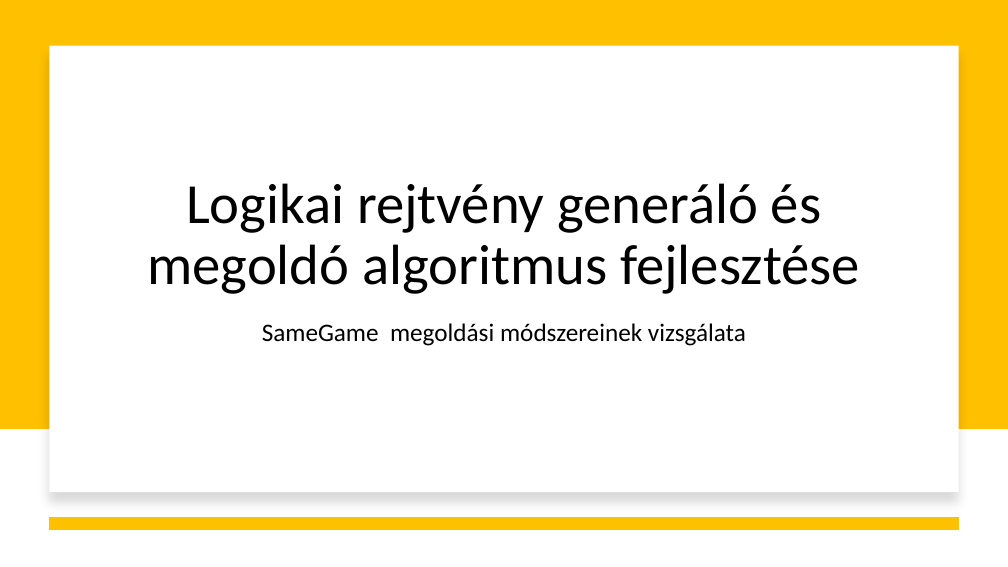
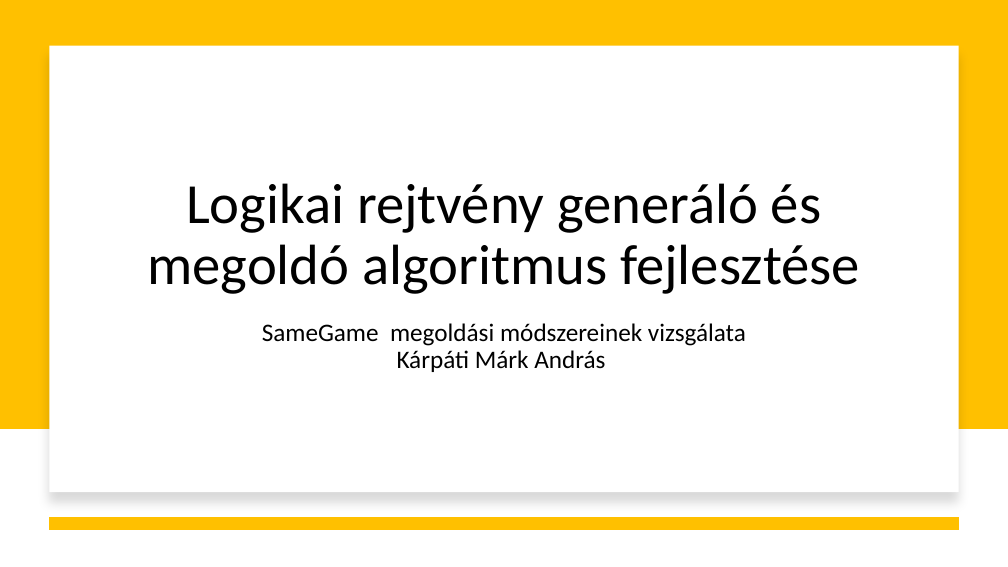
Before and after one commit to DrCash-KMark/uniBscProject, a slide deck: slide 1 of Documents/Bemutató.pptx. Drawn at 1008x567 pixels with LibreOffice and Linux fonts; fonts in the diff are those of the drawing. Boxes give left, top, right and bottom in pixels: in the first picture for what was removed or moved away, otherwise in the second. Text is boxed around its words. In the diff, an @@ line names an element or a change of style, - is before the commit and + after.

```diff
--- a/Documents/Bemutató.pptx
+++ b/Documents/Bemutató.pptx
@@ subtitle at box(262, 323, 746, 372): text changed @@
-SameGame megoldási módszereinek vizsgálata
+SameGame megoldási módszereinek vizsgálata
+Kárpáti Márk András
```
Also in this commit, not shown: 1 other slide changed, 6 slides added, 1 slide removed, 7 other files.
